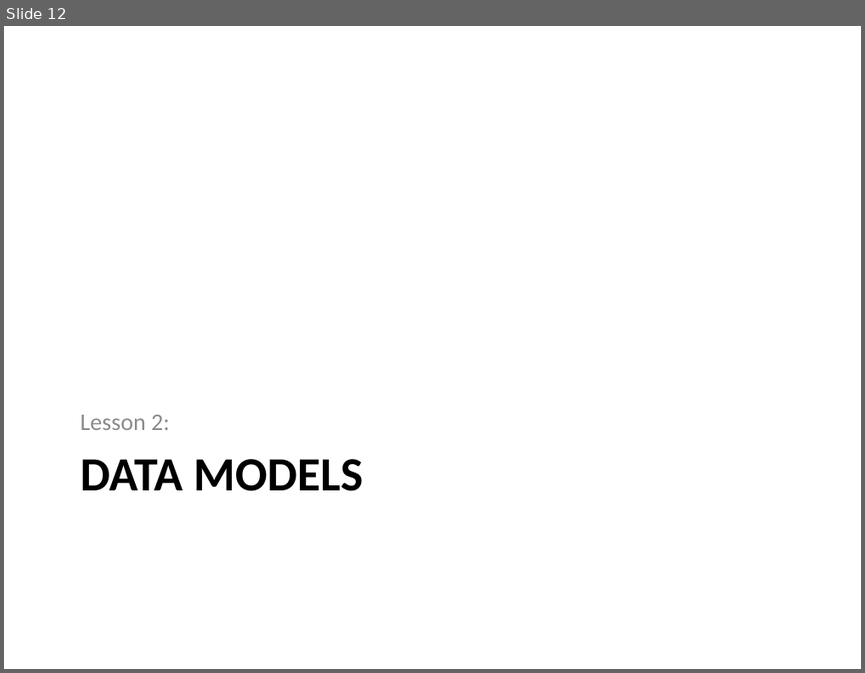
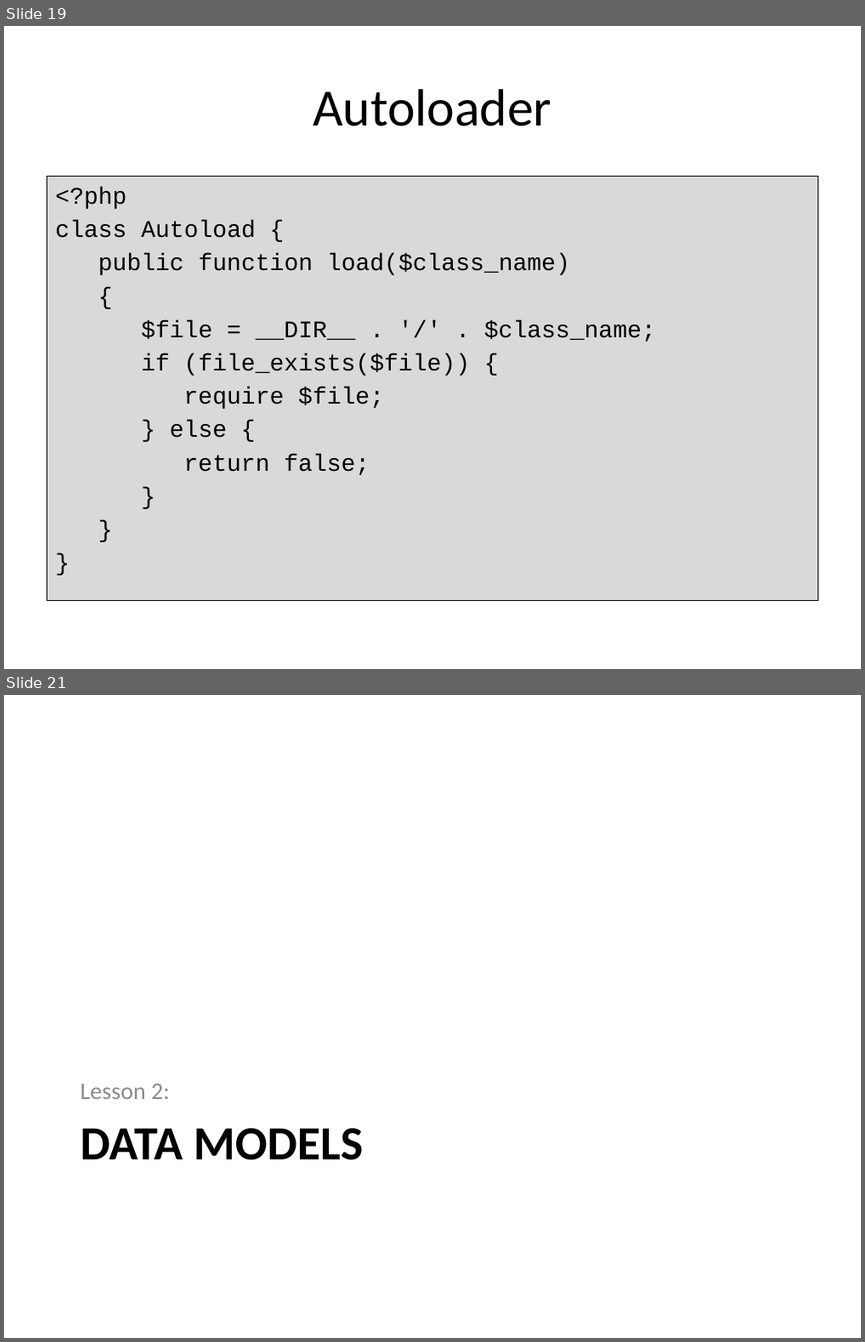
Before and after one commit to PHPEmbark/curriculum, a slide deck: course/4 - Organization and Projects/Organization and Projects.pptx. Shown one above the other, each under a label of ours: slide 12 before the commit, slides 19 and 21 after it; the slides between them are not shown. The pictures are 865x673 and 865x1342 pixels, drawn with LibreOffice and Linux fonts; fonts in the diff are those of the drawing. Boxes give left, top, right and bottom in pixels: in the first picture for what was removed or moved away, otherwise in the second. Text is boxed around its words. In the diff, an @@ line names an element or a change of style, - is before the commit and + after.

```diff
--- a/course/4 - Organization and Projects/Organization and Projects.pptx
+++ b/course/4 - Organization and Projects/Organization and Projects.pptx
@@ slide 19 added at [4,26,861,669], background #FFFFFF @@
@@ title added at [313,89,551,126], 44 pt, text #000000 @@
+Autoloader
@@ text added at [46,176,818,600], fill #D9D9D9, outline #000000 0.75 pt, 20 pt, text #000000 @@
+<?php
+class Autoload {
+public function load($class_name)
+{
+$file = __DIR__ . '/' . $class_name;
+if (file_exists($file)) {
+require $file;
+} else {
+return false;
+}
+}
+}
@@ what was slide 12 is now slide 21 @@
```
Also in this commit, not shown: 7 slides changed, 9 other slides added, 11 other files.
